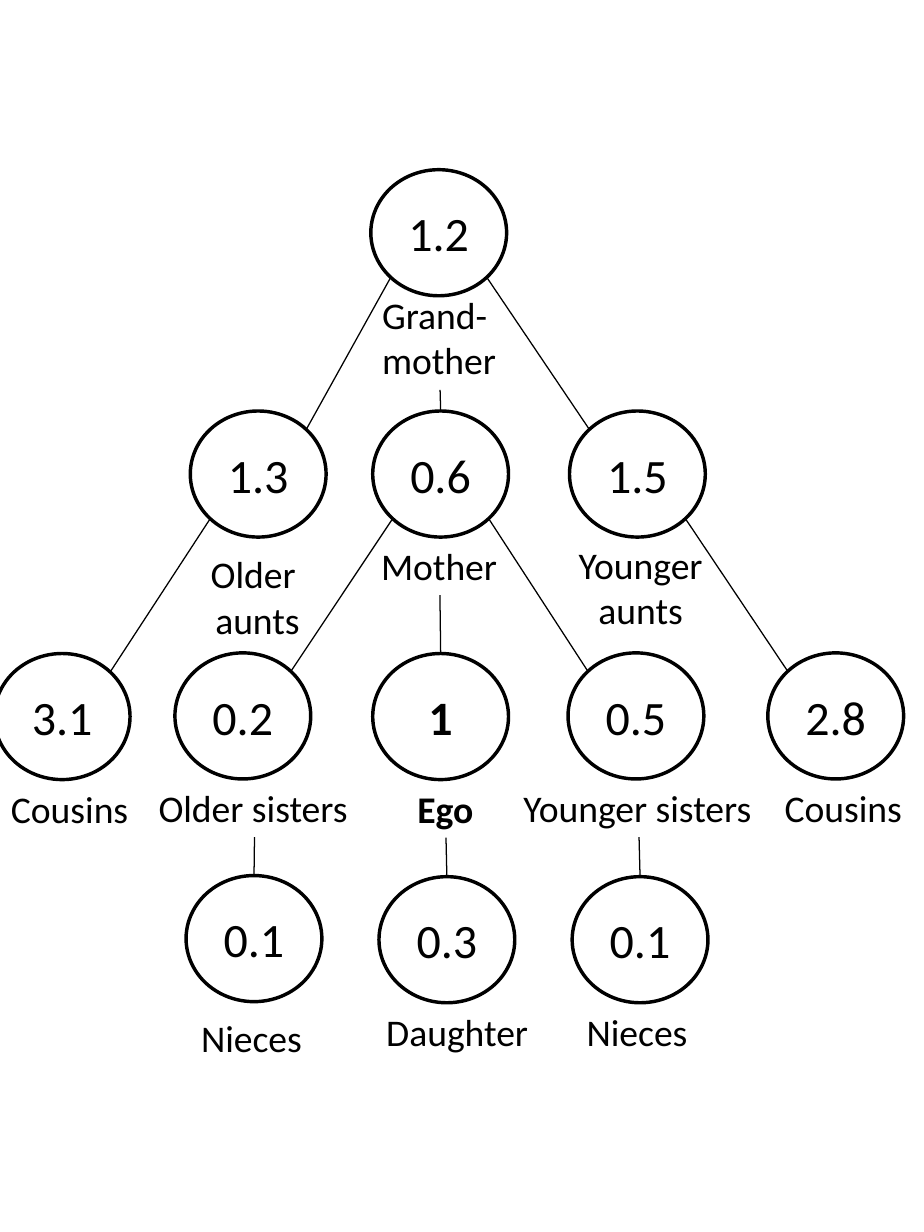
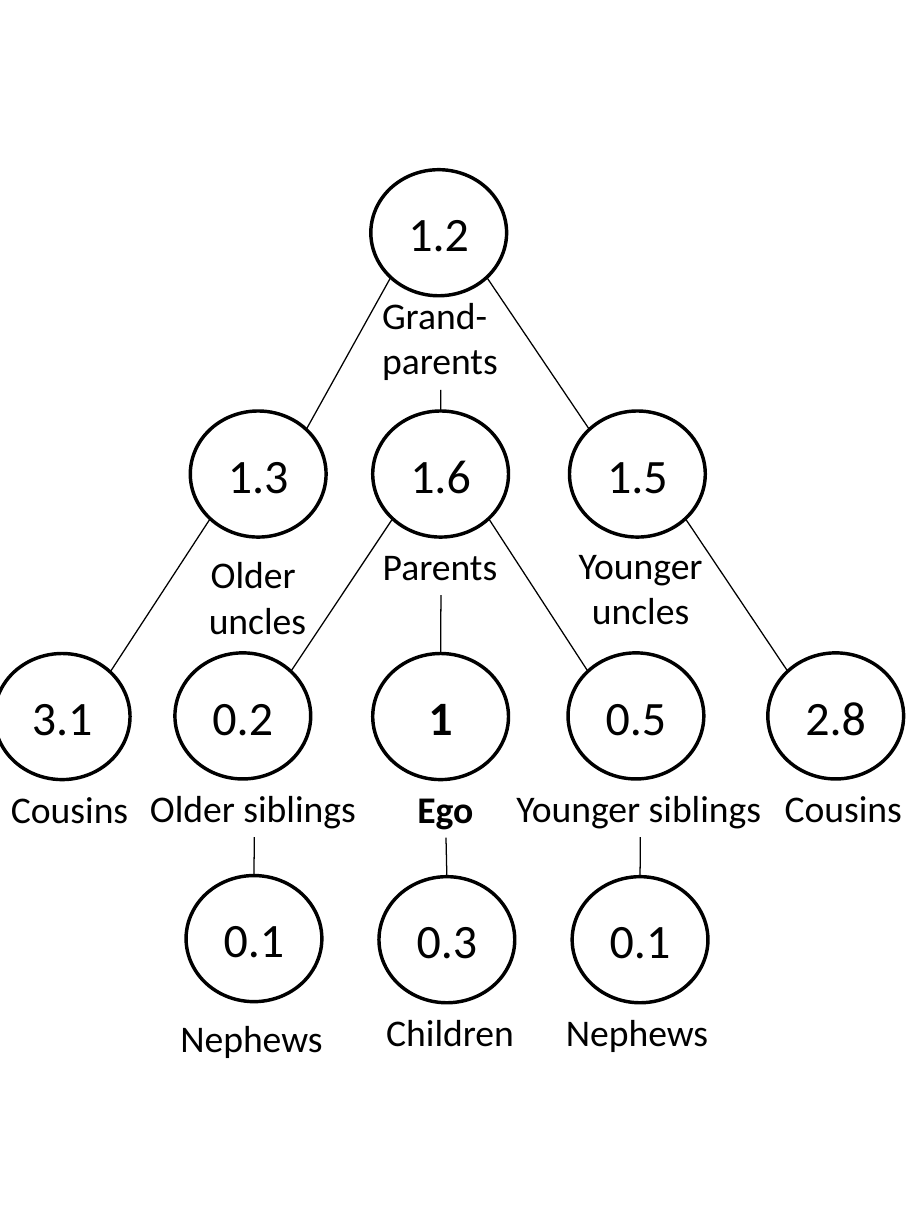
Before and after one commit to alburezg/ChildSurv, a slide deck: slide 1 of covid proposal/family_tree.pptx (slide 2 before the commit). Drawn at 924x1232 pixels with LibreOffice and Linux fonts; fonts in the diff are those of the drawing. Boxes give left, top, right and bottom in pixels: in the first picture for what was removed or moved away, otherwise in the second. Text is boxed around its words. In the diff, an @@ line names an element or a change of style, - is before the commit and + after.

```diff
--- a/covid proposal/family_tree.pptx
+++ b/covid proposal/family_tree.pptx
@@ text at (x1=382, y1=350, x2=498, y2=380): text changed @@
-mother
+parents
@@ text in ellipse at (x1=410, y1=460, x2=471, y2=494): text changed @@
-0.6
+1.6
@@ text at (x1=383, y1=556, x2=497, y2=581): text changed @@
-Mother
+Parents
@@ text at (x1=592, y1=598, x2=689, y2=625): text changed @@
-aunts
+uncles
@@ text at (x1=209, y1=608, x2=306, y2=635): text changed @@
-aunts
+uncles
@@ text at (x1=150, y1=796, x2=355, y2=829): text changed @@
-Older sisters
+Older siblings
@@ text at (x1=516, y1=796, x2=761, y2=829): text changed @@
-Younger sisters
+Younger siblings
@@ text at (x1=180, y1=1026, x2=322, y2=1058): text changed @@
-Nieces
+Nephews
@@ text at (x1=386, y1=1020, x2=514, y2=1047): text changed @@
-Daughter
+Children
@@ text at (x1=566, y1=1020, x2=708, y2=1052): text changed @@
-Nieces
+Nephews
```
Also in this commit, not shown: 2 other slides changed, 1 slide removed, 20 other files.
